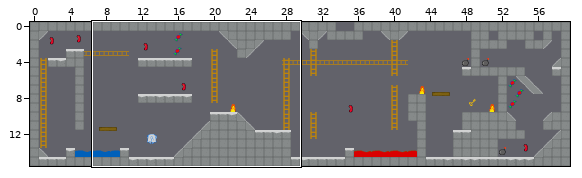
An edit to a level. Tiled map, demo/dudeUntitled/psd_sources/tiled/level1.tmx. The picture above shows the old version from afar; the outline marks the close-up.
Close-up. As it was:
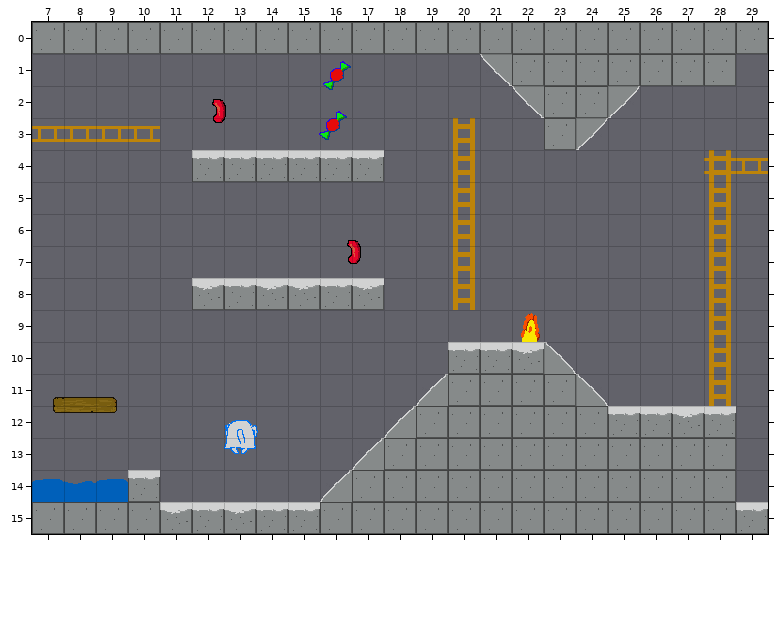
Cells are 32x32 px. Shown: x 7..29, y 0..15. The commit also changed other parts of the map, which this record leaves out.
The same view after the edit:
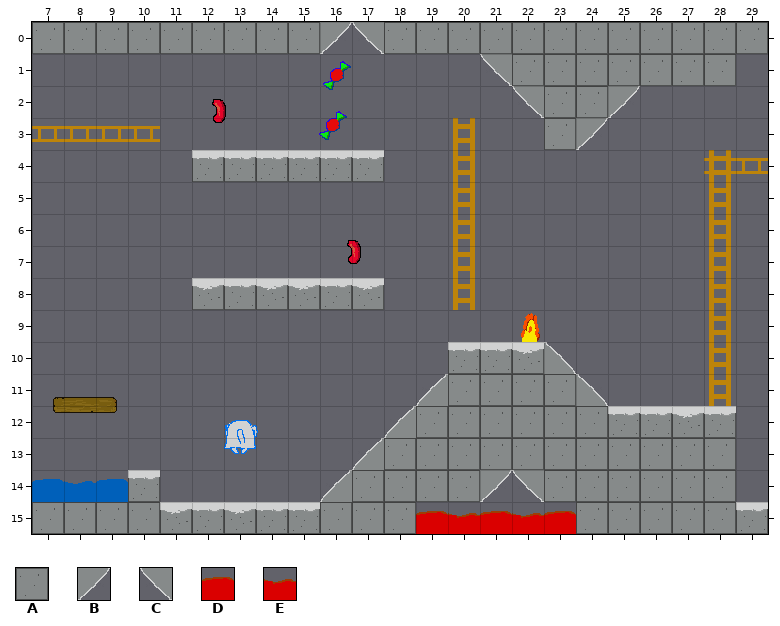
Key: from "tiles": A 6, B 10, C 11, D 12, E 13.
_ is an empty cell, . an unchanged one.
Changes in this commit:
--- layer "Tile Layer 1"
@@ x 16..17 @@
- 0 AA
+ 0 BC
@@ x 19..23 @@
-14 ..AA.
-15 AAAAA
+14 ..BC.
+15 DEDED
Where, in picture pixels (left, top, right, bottom), the same in both close-ups:
changed: (320, 22, 384, 54)
changed: (416, 470, 576, 534)
